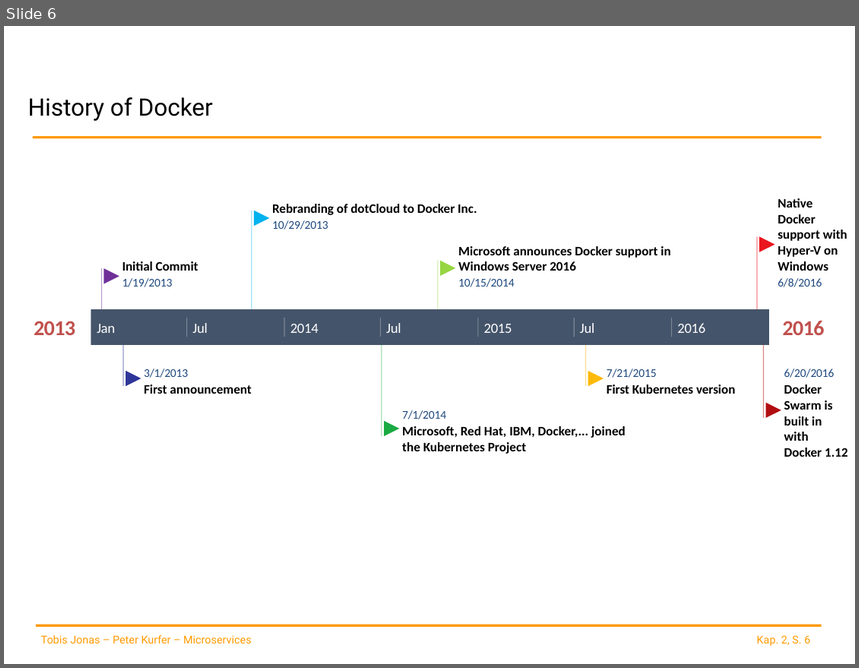
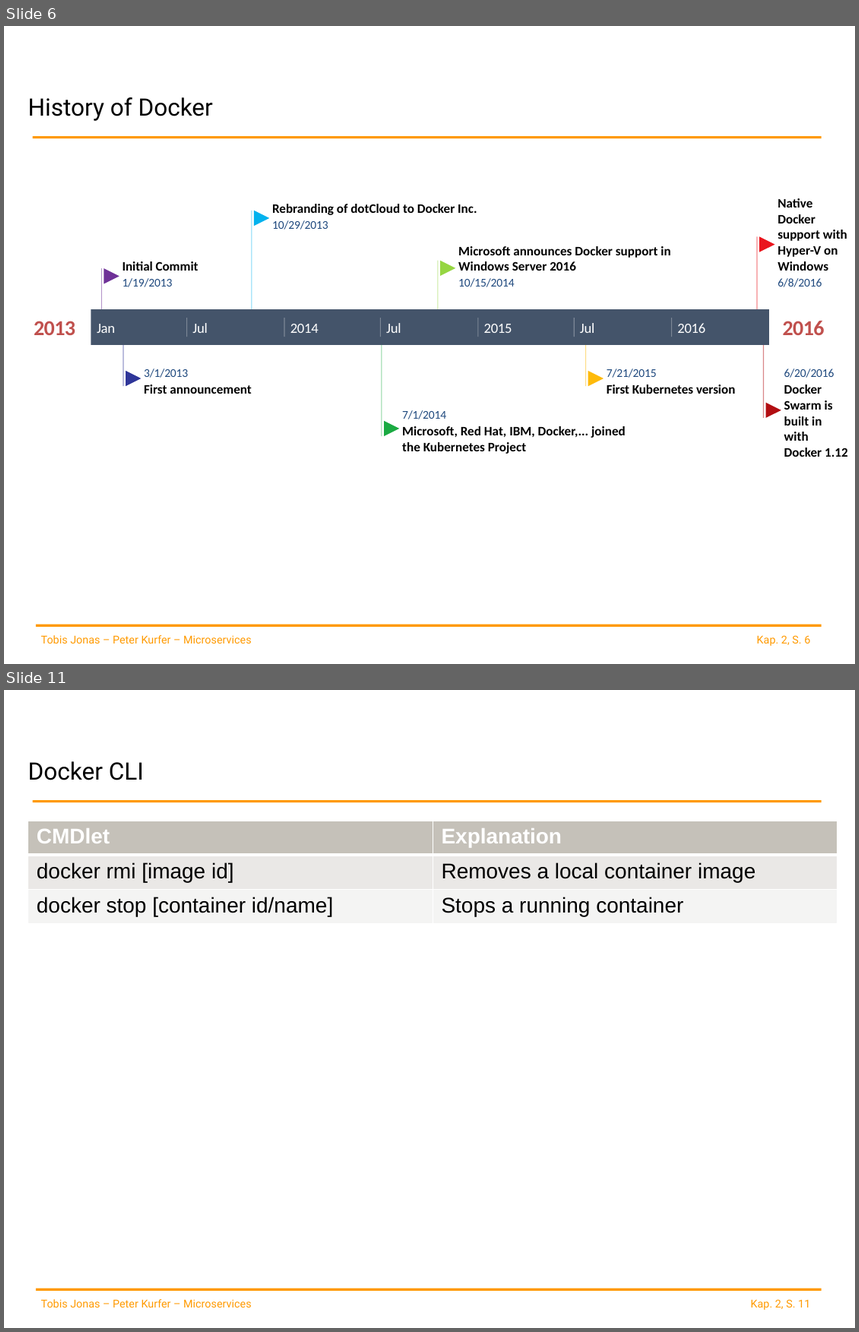
Before and after one commit to spoeck/Lectures, a slide deck: 02-Container-and-Provisioning/ContainerProvisioning.pptx. Shown one above the other, each under a label of ours: slide 6 before the commit, slides 6 and 11 after it; the slides between them are not shown. The pictures are 859x668 and 859x1332 pixels, drawn with LibreOffice and Linux fonts; fonts in the diff are those of the drawing; background and template pictures are left out. Boxes give left, top, right and bottom in pixels: in the first picture for what was removed or moved away, otherwise in the second. Text is boxed around its words. In the diff, an @@ line names an element or a change of style, - is before the commit and + after.

```diff
--- a/02-Container-and-Provisioning/ContainerProvisioning.pptx
+++ b/02-Container-and-Provisioning/ContainerProvisioning.pptx
@@ slide 11 added at [4,690,855,1328], background #FFFFFF; not listed: 4 template elements that a slide beside it also shows @@
@@ title added at [28,761,144,780], 20.3 pt, text #000000 @@
+Docker CLI
@@ table added at [28,820,838,924], 3 rows, 2 columns @@
+CMDlet | Explanation
+docker rmi [image id] | Removes a local container image
+docker stop [container id/name] | Stops a running container
```
Also in this commit, not shown: 1 slide changed, 5 other slides added.
